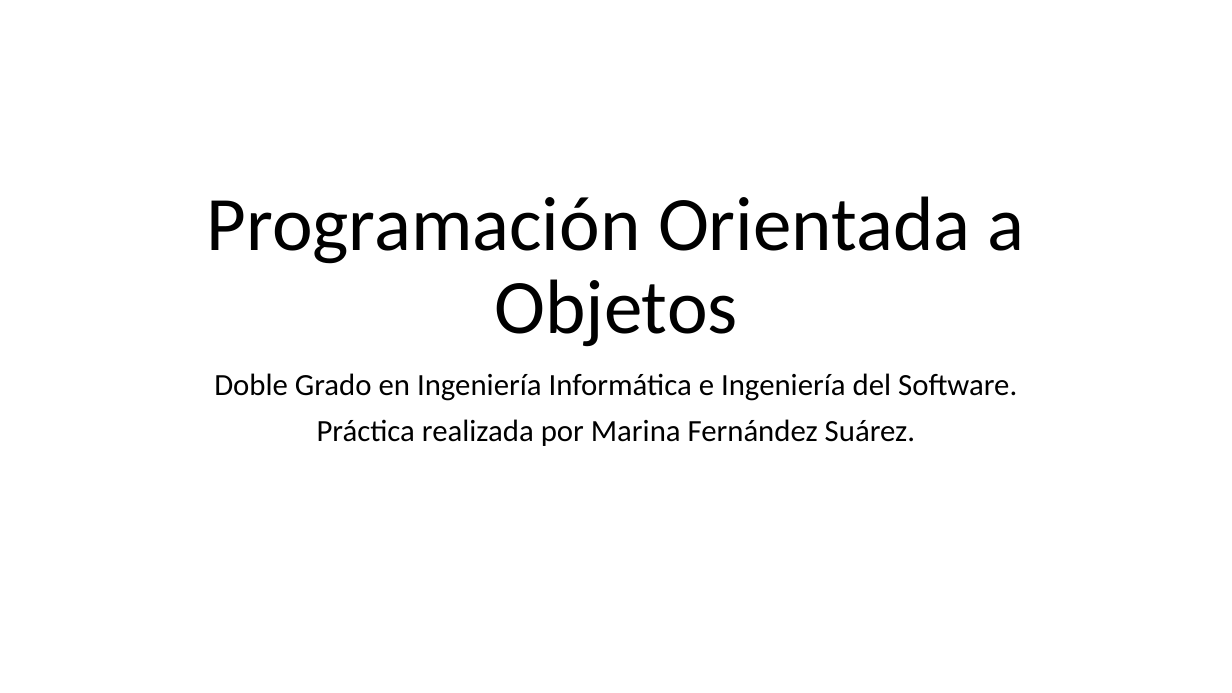
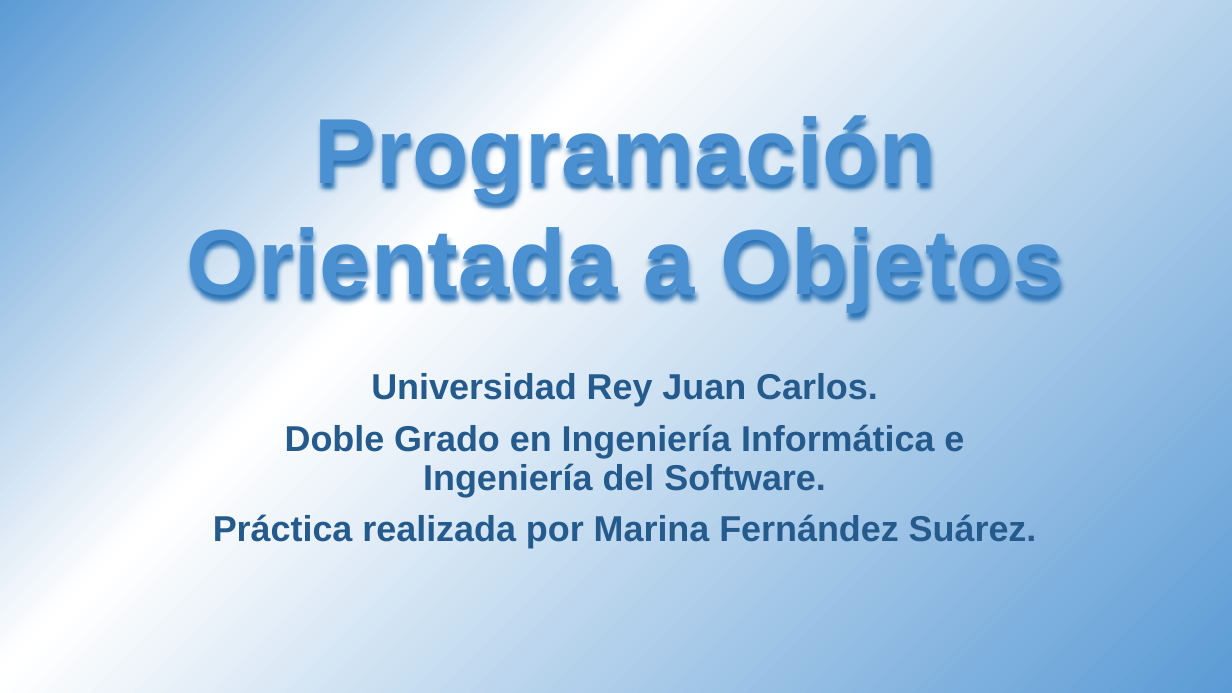
Before and after one commit to IhoFenixMFS/pracPOOjun18, a slide deck: slide 1 of poo.pptx. Drawn at 1232x693 pixels with LibreOffice and Linux fonts; fonts in the diff are those of the drawing. Boxes give left, top, right and bottom in pixels: in the first picture for what was removed or moved away, otherwise in the second. Text is boxed around its words. In the diff, an @@ line names an element or a change of style, - is before the commit and + after.

```diff
--- a/poo.pptx
+++ b/poo.pptx
@@ background #FFFFFF to gradient #5B9BD5 to #FFFFFF @@
@@ text "Programación Orientada a Objetos": place and size @@
-text "Programación Orientada a Objetos" at <box>207,196,1025,347</box>
+text "Programación Orientada a Objetos" at <box>187,110,1064,311</box>
@@ text "Programación Orientada a Objetos" at <box>187,110,1064,311</box>: size 60 to 72 pt, font Calibri to Arial, text colour #000000 to #4B91D1, bold on; line spacing 0.9 to 1; vertical alignment bottom to top @@
@@ subtitle at <box>371,373,878,406</box>: paragraph added @@
+Universidad Rey Juan Carlos.
@@ subtitle at <box>213,424,1037,548</box>: size 24 to 28 pt, font Calibri to Arial, text colour #000000 to #245A8C, bold on in "Doble Grado en Ingeniería Informática e Ingeniería ...", "Práctica realizada por Marina Fernández Suárez." @@
```
Also in this commit, not shown: 11 other slides changed, 2 slides added, 1 slide removed.
